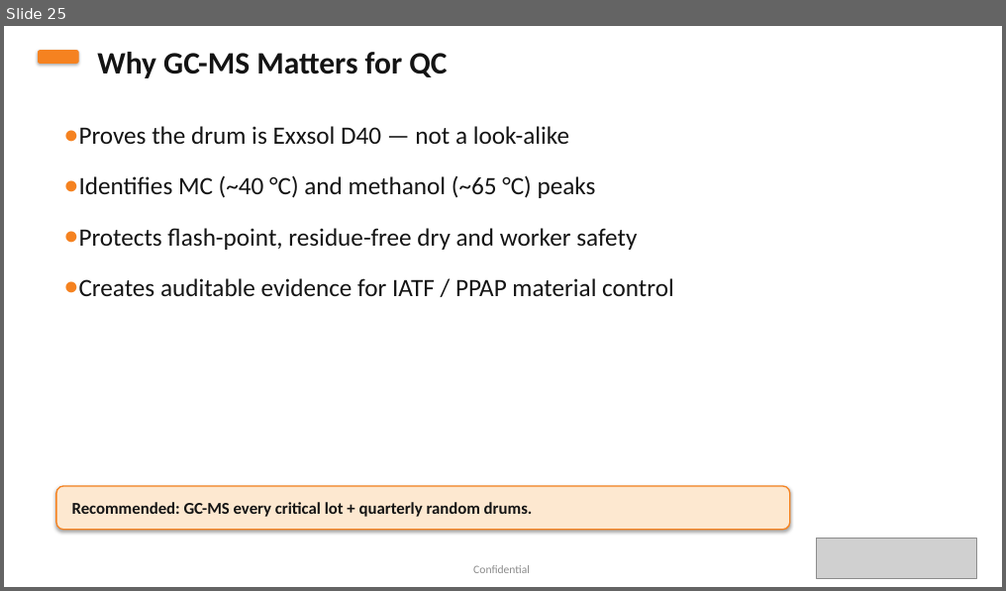
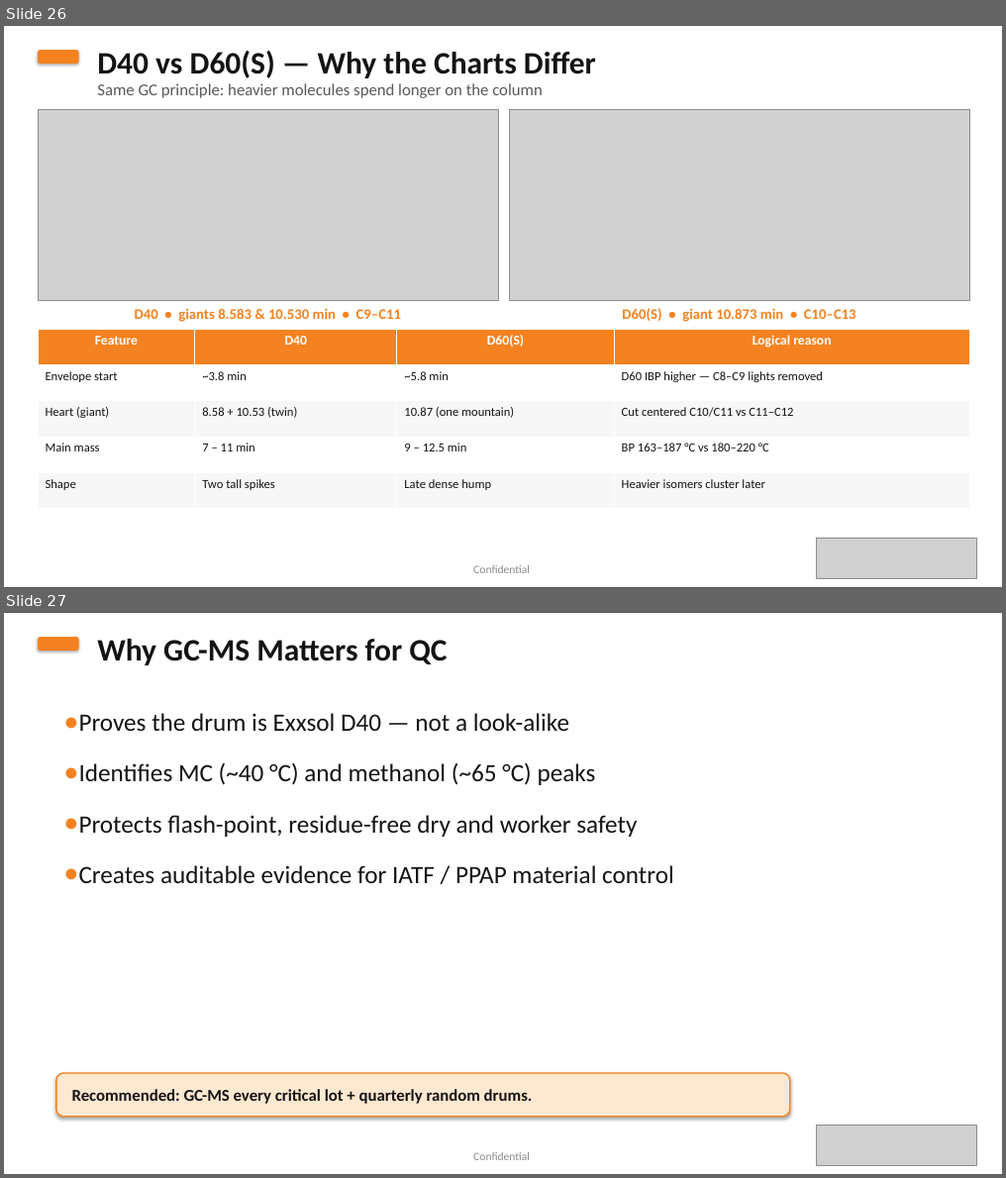
Before and after one commit to rockyforever8-sys/Machine-Learning-Project, a slide deck: presentations/Exxsol_D40_Supply_Chain_Risk_Committee.pptx. Shown one above the other, each under a label of ours: slide 25 before the commit, slides 26 and 27 after it. The pictures are 1006x591 and 1006x1178 pixels, drawn with LibreOffice and Linux fonts; fonts in the diff are those of the drawing; grey boxes stand for pictures. Boxes give left, top, right and bottom in pixels: in the first picture for what was removed or moved away, otherwise in the second. Text is boxed around its words. In the diff, an @@ line names an element or a change of style, - is before the commit and + after.

```diff
--- a/presentations/Exxsol_D40_Supply_Chain_Risk_Committee.pptx
+++ b/presentations/Exxsol_D40_Supply_Chain_Risk_Committee.pptx
@@ slide 26 added at (x1=4, y1=26, x2=1002, y2=587), background #FFFFFF @@
@@ rounded rectangle added at (x1=38, y1=50, x2=79, y2=64), fill #F58220 @@
@@ text added at (x1=97, y1=51, x2=596, y2=78), 30 pt, text #141414, bold @@
+D40 vs D60(S) — Why the Charts Differ
@@ text added at (x1=97, y1=83, x2=543, y2=98), 16 pt, text #5A5A5A @@
+Same GC principle: heavier molecules spend longer on the column
@@ picture added at (x1=38, y1=110, x2=498, y2=301) @@
@@ picture added at (x1=509, y1=110, x2=969, y2=301) @@
@@ text added at (x1=135, y1=308, x2=401, y2=322), 14 pt, text #F58220, bold @@
+D40 • giants 8.583 & 10.530 min • C9–C11
@@ text added at (x1=622, y1=308, x2=856, y2=322), 14 pt, text #F58220, bold @@
+D60(S) • giant 10.873 min • C10–C13
@@ table added at (x1=38, y1=329, x2=969, y2=509), 5 rows, 4 columns @@
+Feature | D40 | D60(S) | Logical reason
+Envelope start | ~3.8 min | ~5.8 min | D60 IBP higher — C8–C9 lights removed
+Heart (giant) | 8.58 + 10.53 (twin) | 10.87 (one mountain) | Cut centered C10/C11 vs C11–C12
+Main mass | 7 – 11 min | 9 – 12.5 min | BP 163–187 °C vs 180–220 °C
+Shape | Two tall spikes | Late dense hump | Heavier isomers cluster later
@@ picture added at (x1=816, y1=539, x2=977, y2=578) @@
@@ text added at (x1=473, y1=566, x2=530, y2=573), 11 pt, text #8A8A8A @@
+Confidential
@@ what was slide 25 is now slide 27 @@
```
Also in this commit, not shown: 1 other slide added, 4 other files.
